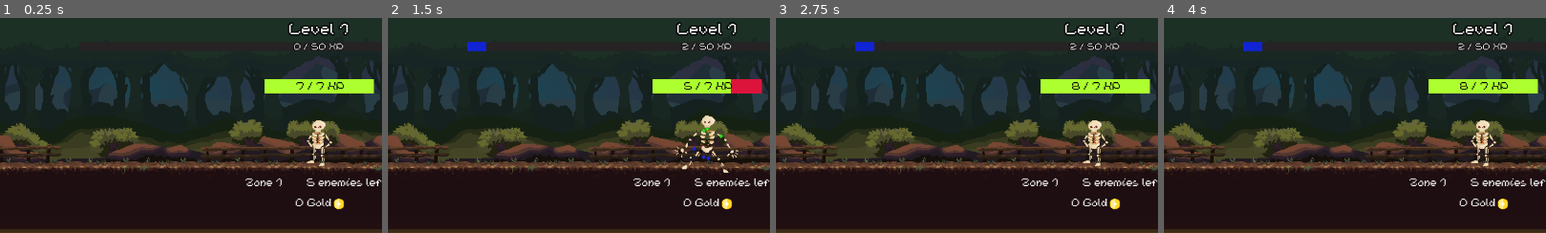
Above: before the commit, frames 1-4 (left to right).
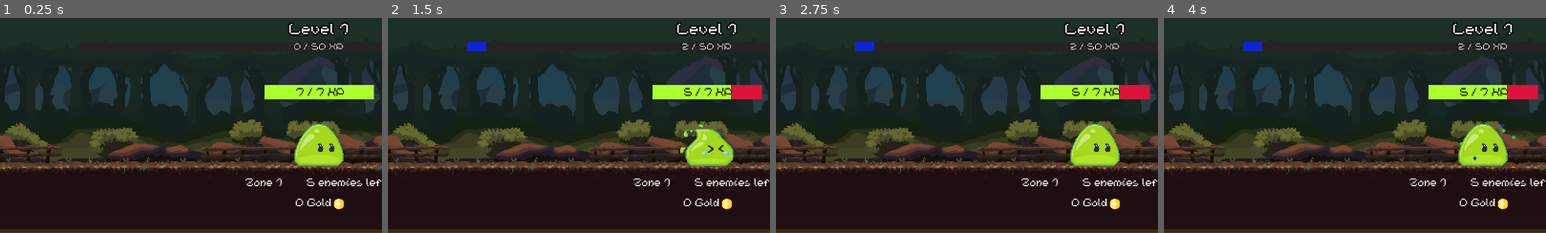
Above: after the commit, the same moments.

Repository: TTTaevas/SwordVenture
Game: Godot game, scene res://scenes/game.tscn
Two runs of this game, one before a commit and one after it. Both use one fixed random seed, a clock stepped at 60 frames per second and the inputs below.
Inputs (mouse positions are % of the whole screen's width and height, from its top left):
- Up to frame 1 (0.25 s): no input
- Up to frame 2 (1.5 s): tap Enter at 0.5 s; move the mouse to (50, 30) at 0.52 s; click (50, 30) at 0.67 s; tap Space at 1.25 s; move the mouse to (30, 55) at 1.27 s; click (30, 55) at 1.42 s
- Up to frame 3 (2.75 s): tap Enter at 2 s; move the mouse to (60, 28) at 2.02 s; click (60, 28) at 2.17 s
- Up to frame 4 (4 s): tap Space at 2.75 s; move the mouse to (45, 70) at 2.77 s; click (45, 70) at 2.92 s; tap Enter at 3.5 s; move the mouse to (80, 65) at 3.52 s; click (80, 65) at 3.67 s
The pictures show only the part of the screen within x 8-58%, y 0-50%; the shares and areas given below are measured in that part.

The runs differ from the first frame. In frame 1, 3.8% of the frame differs, in the area x 69-98%, y 28-69%; in frame 2, 3.8%; in frame 3, 4.1%; in frame 4, 4.2%.

Commit message:
adjustments thanks to lardon's feedback

Diff:
--- a/scenes/bottom/category.gd
+++ b/scenes/bottom/category.gd
@@ -7,23 +7,20 @@
 
 func _process(_delta):
 	if category == "swords":
-		$Container/VContainer/Stats.text = "Damage per second: %s
-		Damage per attack: %s
-		Attacks per second: %s" % [
+		$Container/VContainer/Stats.text = "Swords are used to damage the enemies overtime!
+		Damage per second: %s" % [
 			PlayerVariables.damage_per_second,
-			PlayerVariables.damage_per_attack,
-			PlayerVariables.attacks_per_second
 		]
 	elif category == "scrolls":
 		var scrolls = find_children("Item*", "", true, false)
 		var levels = scrolls.reduce(func(a, b): return b.level + a.level)
 		scrolls.sort_custom(func(a, b): return b.level < a.level)
 		var s = scrolls[0]
-		$Container/VContainer/Stats.text = "Scrolls bought: %s
-		%s
+		$Container/VContainer/Stats.text = "%s
+		Scrolls bought: %s
 		" % [
+			"You haven't bought any scroll for the time being!" if s.level <= 0 else "You bought %s %s time%s so far!" % [s.i_name, s.level, "s" if s.level > 1 else ""],
 			levels,
-			"You haven't bought any scroll for the time being!" if s.level <= 0 else "You bought %s %s time%s so far!" % [s.i_name, s.level, "s" if s.level > 1 else ""]
 		]
 	elif category == "potions":
 		$Container/VContainer/Stats.text = "Note that new potions will be revealed as you gain levels!
--- a/scenes/bottom/item.gd
+++ b/scenes/bottom/item.gd
@@ -15,6 +15,7 @@
 var dps: int
 var original_dps: int
 var level := 0
+var level_multi := 1
 var equipped := false
 
 # Potions
@@ -45,7 +46,7 @@
 			if duration_left <= 0:
 				expired_effect.call()
 
-	if PlayerVariables.gold < price or duration_left > 0 or level + 1 > PlayerVariables.level:
+	if PlayerVariables.gold < price or duration_left > 0 or (level * level_multi) + 1 > PlayerVariables.level:
 		disabled = true
 	elif disabled == true:
 		disabled = false
@@ -63,7 +64,7 @@
 		if category == "swords":
 			$Equip.show()
 			$Price.text = "Upgrade: %s" % price
-			$Stats.text = "Does %s dps, will do %s if you upgrade it! Requires Level %s." % [current_dps, dps, level + 1]
+			$Stats.text = "Does %s dps, will do %s if you upgrade it! Requires Level %s." % [current_dps, dps, (level * level_multi) + 1]
 		elif category == "potions":
 			$Price.text = "New price: %s" % price
 			$Stats.text = "%s left!" % translate_time(duration_left)
--- a/scenes/bottom_screen.gd
+++ b/scenes/bottom_screen.gd
@@ -7,25 +7,25 @@
 ]
 
 var items = [
-	{"category": "swords", "price": 5, "dps": 1, "i_name": "Wooden Stick",
+	{"category": "swords", "price": 5, "dps": 1, "level_multi": 1, "i_name": "Wooden Stick",
 	"i_description": "A weird stick an old man sold you. It looks very fragile."},
-	{"category": "swords", "price": 50, "dps": 3, "i_name": "Stone Sword",
+	{"category": "swords", "price": 50, "dps": 3, "level_multi": 2, "i_name": "Stone Sword",
 	"i_description": "Two rocks assembled on a stick. It's very cubic."},
-	{"category": "swords", "price": 250, "dps": 7, "i_name": "Iron Sword",
+	{"category": "swords", "price": 250, "dps": 7, "level_multi": 3, "i_name": "Iron Sword",
 	"i_description": "Forged by a blacksmith amateur. You'll have to deal with it."},
-	{"category": "swords", "price": 800, "dps": 20, "i_name": "Ruby Sword",
+	{"category": "swords", "price": 800, "dps": 20, "level_multi": 4, "i_name": "Ruby Sword",
 	"i_description": "Shines like blood. Is it even made with Ruby?"},
-	{"category": "swords", "price": 3000, "dps": 60, "i_name": "Fire Sword",
+	{"category": "swords", "price": 3000, "dps": 60, "level_multi": 5, "i_name": "Fire Sword",
 	"i_description": "A magical sword made of fire. Useful to cook some skeletons."},
-	{"category": "swords", "price": 12000, "dps": 150, "i_name": "Sapphire Sword",
+	{"category": "swords", "price": 12000, "dps": 150, "level_multi": 6, "i_name": "Sapphire Sword",
 	"i_description": "Infused with magic, this sword shoots waves."},
-	{"category": "swords", "price": 24000, "dps": 220, "i_name": "Ice Sword",
+	{"category": "swords", "price": 24000, "dps": 220, "level_multi": 7, "i_name": "Ice Sword",
 	"i_description": "Makes the coins your foes turn into become almost too cold to pick up."},
-	{"category": "swords", "price": 40000, "dps": 400, "i_name": "VERY Sharp Sword",
+	{"category": "swords", "price": 40000, "dps": 400, "level_multi": 8, "i_name": "VERY Sharp Sword",
 	"i_description": "Really cool-looking, but its blade is so edgy it renders any sheath useless..."},
-	{"category": "swords", "price": 100000, "dps": 1000, "i_name": "Titan Sword",
+	{"category": "swords", "price": 100000, "dps": 1000, "level_multi": 9, "i_name": "Titan Sword",
 	"i_description": "You stole this sword from a mighty Titan. Well done."},
-	{"category": "swords", "price": 150000, "dps": 1250, "i_name": "Legendary Sword",
+	{"category": "swords", "price": 150000, "dps": 1250, "level_multi": 10, "i_name": "Legendary Sword",
 	"i_description": "Rumoured to be hidden in the Dark Forest's depths, it turns out those rumours were accurate."},
 
 	{"category": "scrolls", "price": 200, "i_name": "Sword Wielding",
@@ -35,15 +35,15 @@
 	"i_description": "Learn to gain 50% more experience!",
 	"effect": func(): PlayerVariables.xp_effects.push_front(1.5)},
 
-	{"category": "potions", "level_to_show": 0, "price": 5000, "duration": 15 * 60, "i_name": "Potion of Experience",
+	{"category": "potions", "level_to_show": 0, "price": 2000, "duration": 15 * 60, "i_name": "Potion of Experience",
 	"i_description": "Doubles the XP you gain from monsters for 15 minutes!",
 	"effect": func(): PlayerVariables.xp_effects.push_back(2),
 	"expired_effect": func(): PlayerVariables.xp_effects.remove_at(PlayerVariables.xp_effects.find(2))},
-	{"category": "potions", "level_to_show": 12, "price": 10000, "duration": 10 * 60, "i_name": "Witch's Beverage",
+	{"category": "potions", "level_to_show": 12, "price": 5000, "duration": 10 * 60, "i_name": "Witch's Beverage",
 	"i_description": "For 10 minutes, monsters you kill will turn into 20% more gold!",
 	"effect": func(): PlayerVariables.gold_effects.push_back(1.2),
 	"expired_effect": func(): PlayerVariables.gold_effects.remove_at(PlayerVariables.gold_effects.find(1.2))},
-	{"category": "potions", "level_to_show": 15, "price": 15000, "duration": 30 * 60, "i_name": "Envy's Blood",
+	{"category": "potions", "level_to_show": 15, "price": 8500, "duration": 30 * 60, "i_name": "Envy's Blood",
 	"i_description": "When tapping an enemy, inflict an additional amount of damage worth 1% of your gold, for 30 minutes!",
 	"effect": func(): PlayerVariables.misc_effects.push_back("Envy's Blood"),
 	"expired_effect": func(): PlayerVariables.misc_effects.remove_at(PlayerVariables.gold_effects.find("Envy's Blood"))},
--- a/scenes/enemy_screen.gd
+++ b/scenes/enemy_screen.gd
@@ -41,7 +41,7 @@
 
 		if PlayerVariables.enemies_killed >= PlayerVariables.enemies_to_progress:
 			animation_ongoing = true
-			await find_child("Background").animate(5.50, 0.75, enemies)
+			await find_child("Background").animate(4.00, 0.75, enemies)
 			animation_ongoing = false
 
 			PlayerVariables.zone += 1
--- a/scenes/game.gd
+++ b/scenes/game.gd
@@ -9,6 +9,9 @@
 	$Pause_screen.hide()
 
 func _process(delta):
+	if not $Enemy_screen.is_connected("player_target", choose_player_target):
+		$Enemy_screen.connect("player_target", choose_player_target)
+
 	game_clock += delta
 	if int(game_clock) != 0:
 		game_clock = 0
@@ -17,16 +20,9 @@
 		for sword in PlayerVariables.swords.filter(func(s): return s.equipped):
 			dps += sword.dps
 
-		var aps := dps
-		if aps > 100:
-			var divider = 10
-			while aps / divider != int(aps / divider) or int(aps / divider) > 100:
-				divider += 1
-			aps /= divider
-
+		var aps := PlayerVariables.attacks_per_second
 		PlayerVariables.damage_per_second = dps
 		PlayerVariables.damage_per_attack = max(0, dps / aps)
-		PlayerVariables.attacks_per_second = aps
 		for i in aps:
 			damage_with_sword((1.0 / aps) * (i + 1.0), dps / aps)
 
@@ -49,6 +45,6 @@
 
 		(sword_target if randi() % 3 < 30 else enemies.pick_random()).health -= damage
 
-func _on_enemy_screen_player_target(target: Area2D):
+func choose_player_target(target: Area2D):
 	sword_target = target
 	how_long_sword_target = 1
--- a/scenes/game.tscn
+++ b/scenes/game.tscn
@@ -16,5 +16,3 @@
 
 [node name="Pause_screen" parent="." instance=ExtResource("4_kjpoq")]
 position = Vector2(744, 17)
-
-[connection signal="player_target" from="Enemy_screen" to="." method="_on_enemy_screen_player_target"]
--- a/scenes/player_variables.gd
+++ b/scenes/player_variables.gd
@@ -43,10 +43,10 @@
 var swords = []
 var damage_per_second := 0.0
 var damage_per_attack := 0.0
-var attacks_per_second := 0.0
+var attacks_per_second := 100
 
 func displayNumber(num):
-	var x := str(round(num))
+	var x := str(ceil(num))
 	var y := 0
 	if len(x) < 4:
 		return x
--- a/scenes/top/enemy.gd
+++ b/scenes/top/enemy.gd
@@ -150,7 +150,7 @@
 			health -= PlayerVariables.level
 			if "Envy's Blood" in PlayerVariables.misc_effects:
 				health -= floor(PlayerVariables.gold * 0.01)
-			PlayerVariables.gain_experience(1)
+			PlayerVariables.gain_experience(max(1, floor(1 * (max_health / 25))))
 
 			var click_time := Time.get_unix_time_from_system()
 			latest_click = click_time
@@ -198,4 +198,4 @@
 	if not found_dead and not fleeing and not enemy.found_dead and not enemy.fleeing:
 		if enemy.health < enemy.max_health:
 			$SoundHeal.play()
-			enemy.health += max(3, min(enemy.max_health - enemy.health, amount))
+			enemy.health += min(enemy.max_health - enemy.health, max(3, amount))
--- a/scenes/top/enemy.tscn
+++ b/scenes/top/enemy.tscn
@@ -16,6 +16,7 @@
 
 [node name="SoundFlee" type="AudioStreamPlayer" parent="."]
 stream = ExtResource("3_hy842")
+volume_db = -3.0
 bus = &"Sounds"
 
 [node name="SoundHeal" type="AudioStreamPlayer" parent="."]
--- a/scenes/top/health.gd
+++ b/scenes/top/health.gd
@@ -7,8 +7,9 @@
 	new_position.y -= 100
 	global_position = new_position
 
-	self.value = monster.health
+	self.value = ceil(monster.health)
 	self.max_value = monster.max_health
+
 	$Label.text = "%s / %s HP" % [
 		PlayerVariables.displayNumber(max(0, monster.health)),
 		PlayerVariables.displayNumber(monster.max_health)
--- a/scenes/top/level.tscn
+++ b/scenes/top/level.tscn
@@ -61,5 +61,5 @@
 
 [node name="SoundLevelUp" type="AudioStreamPlayer" parent="."]
 stream = ExtResource("5_i36v7")
-volume_db = -3.0
+volume_db = -5.0
 bus = &"Sounds"
